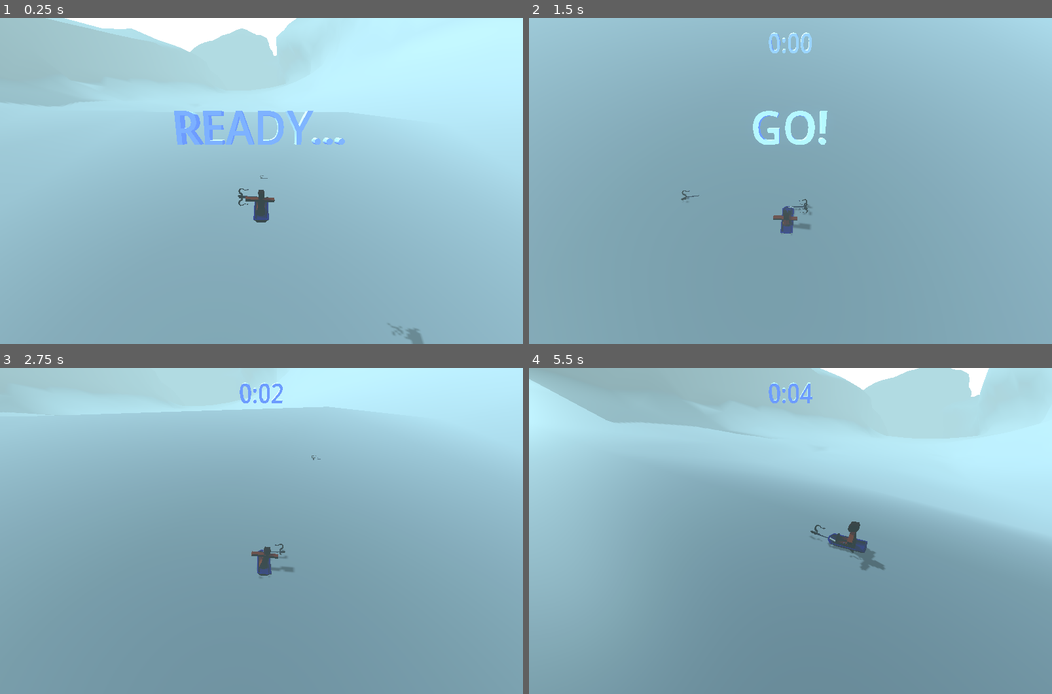
Above: before the commit, frames 1-4 (two rows, left to right).
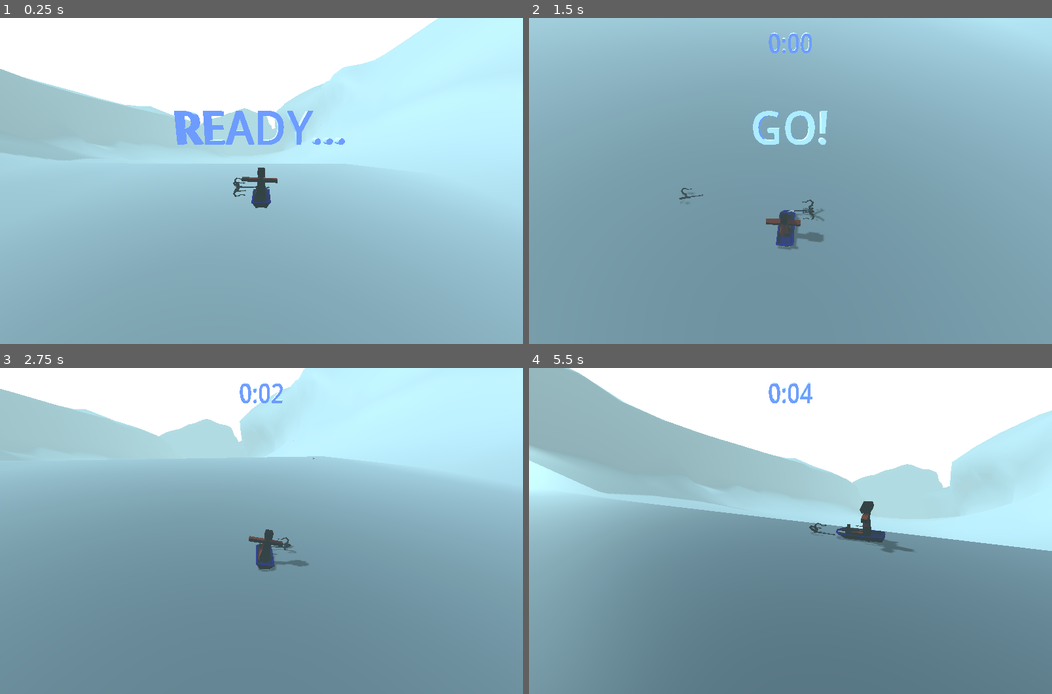
Above: after the commit, the same moments.

Repository: tokkoro/ggj24-sled
Game: Godot game, scene res://tomi_testaa/level_loader_scene.tscn
The game is run twice, just before and just after one commit, with the same random seed, the same clock (stepped at 60 frames per second) and the same inputs.
Inputs (mouse positions are in pixels of both pictures, inside the frame that each line leads up to):
- Up to frame 1 (0.25 s): no input
- Up to frame 2 (1.5 s): move the mouse to (905, 164) at 0.52 s; hold Right (turn_right) 0.53-1.28 s; tap Down (break) at 0.6, 1.35 s; click (905, 164) at 0.67 s; tap Space (jump) at 0.77 s; move the mouse to (685, 197) at 1.27 s; hold Left (turn_left) from 1.28 s (still down)
- Up to frame 3 (2.75 s): tap Space (jump) at 1.52 s; move the mouse to (313, 459) at 2.02 s; release Left (turn_left) at 2.03 s; hold Right (turn_right) from 2.03 s (still down); tap Down (break) at 2.1 s
- Up to frame 4 (5.5 s): move the mouse to (764, 596) at 2.77 s; release Right (turn_right) at 2.78 s; hold Up (accelerate) 2.78-3.53 s; tap Down (break) every 0.75 s from 2.85 to 5.1 s; click (764, 596) at 2.92 s; tap Space (jump) at 3.02, 3.77, 4.52 s; move the mouse to (947, 579) at 3.52 s; hold Left (turn_left) from 3.53 s (still down); move the mouse to (633, 482) at 4.27 s; move the mouse to (816, 531) at 5.02 s; click (816, 531) at 5.17 s

The runs differ from the first frame. In frame 1, 22% of the frame differs, in the area x 0-86%, y 0-100%; in frame 2, 1.0%; in frame 3, 17%; in frame 4, 33%, in the area x 0-100%, y 0-62%.

Commit message:
Lower camera

Diff:
--- a/godot_project/tomi_testaa/hill_area.tscn
+++ b/godot_project/tomi_testaa/hill_area.tscn
@@ -194,7 +194,7 @@
 current = true
 script = ExtResource("12_u5t8h")
 lerp_speed = 4.0
-offset = Vector3(0, 6, 8)
+offset = Vector3(0, 2, 8)
 target = NodePath("../Sled/SledModel")
 
 [node name="CountDownLabels" type="Node3D" parent="Camera3D"]
